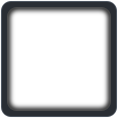
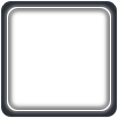
Comparing the layer stacks of the two (118, 118) images. Changes:
added layer "Layer 5" above "Rounded Rectangle 1 copy" over [2, 2, 116, 116]
